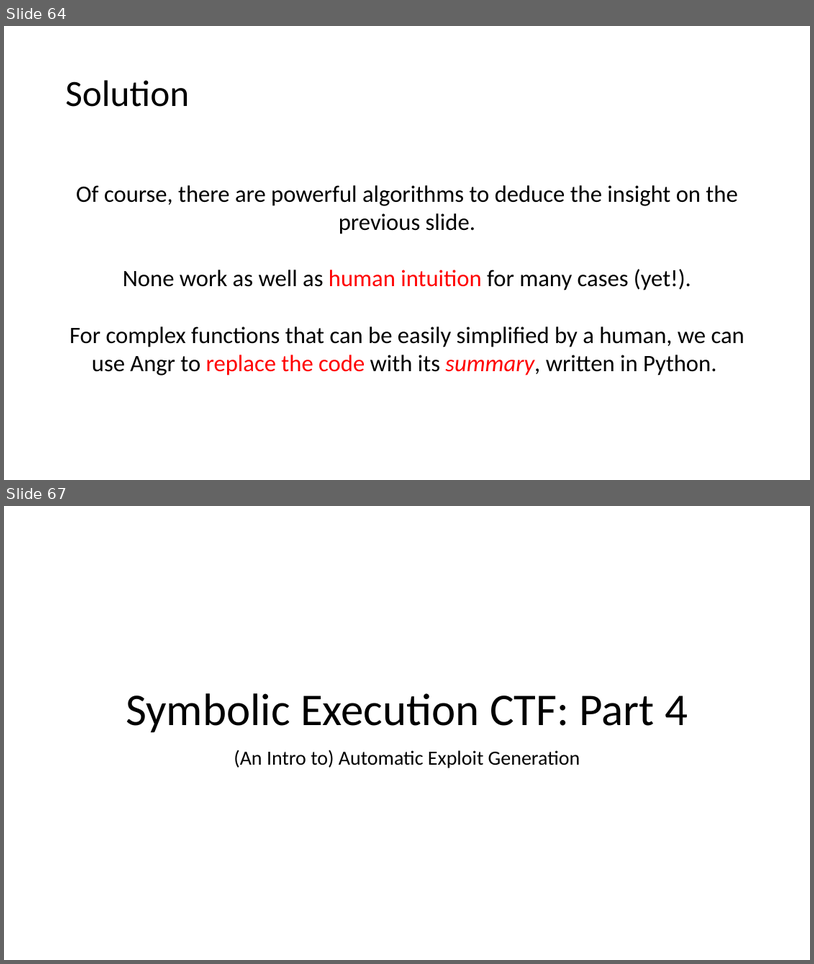
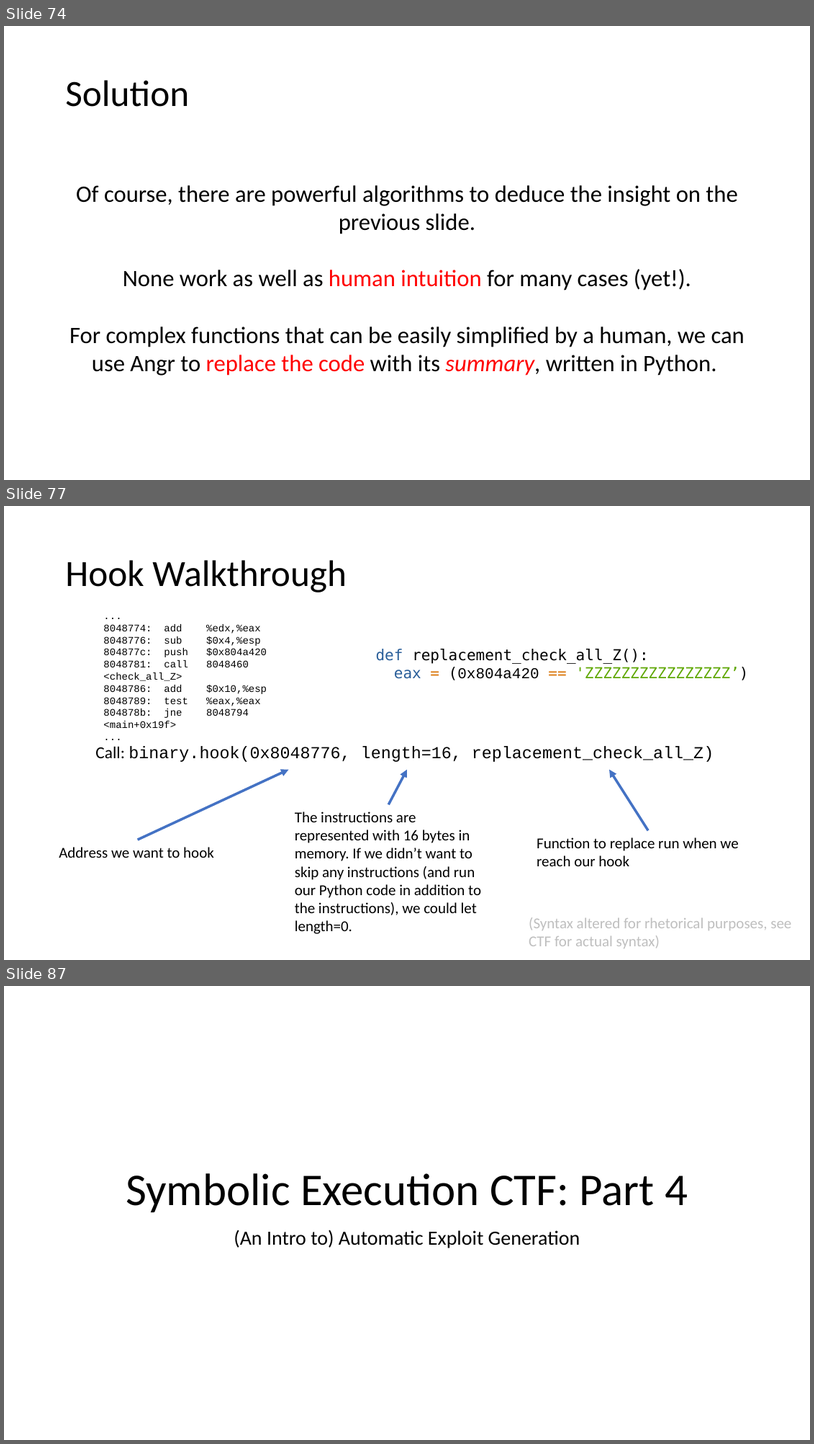
Before and after one commit to jakespringer/angr_ctf, a slide deck: SymbolicExecution.pptx. Shown one above the other, each under a label of ours: slides 64 and 67 before the commit, slides 74, 77 and 87 after it; the slides between them are not shown. The pictures are 814x964 and 814x1444 pixels, drawn with LibreOffice and Linux fonts; fonts in the diff are those of the drawing. Boxes give left, top, right and bottom in pixels: in the first picture for what was removed or moved away, otherwise in the second. Text is boxed around its words. In the diff, an @@ line names an element or a change of style, - is before the commit and + after.

```diff
--- a/SymbolicExecution.pptx
+++ b/SymbolicExecution.pptx
@@ slide 77 added at <box>4,506,810,960</box>, background #FFFFFF @@
@@ title added at <box>65,560,347,592</box>, 44 pt, text #000000 @@
+Hook Walkthrough
@@ text added at <box>103,624,267,716</box>, 12 pt, text #000000 @@
+...
+8048774: add %edx,%eax
+8048776: sub $0x4,%esp
+804877c: push $0x804a420
+8048781: call 8048460 <check_all_Z>
+8048786: add $0x10,%esp
+8048789: test %eax,%eax
+804878b: jne 8048794 <main+0x19f>
+...
@@ text added at <box>376,649,748,680</box>, 18 pt, text #000000 @@
+def replacement_check_all_Z():
+eax = (0x804a420 == 'ZZZZZZZZZZZZZZZZ’)
@@ text added at <box>95,746,714,762</box>, 20 pt, text #000000 @@
+Call: binary.hook(0x8048776, length=16, replacement_check_all_Z)
@@ arrow added from (138, 839) to (289, 769), #4472C4 3 pt @@
@@ arrow added from (388, 804) to (407, 769), #4472C4 3 pt @@
@@ arrow added from (649, 830) to (610, 769), #4472C4 3 pt @@
@@ text added at <box>295,811,481,934</box>, 18 pt, text #000000 @@
+The instructions are represented with 16 bytes in memory. If we didn’t want to skip any instructions (and run our Python code in addition to the instructions), we could let length=0.
@@ text added at <box>59,847,214,857</box>, 18 pt, text #000000 @@
+Address we want to hook
@@ text added at <box>537,837,738,866</box>, 18 pt, text #000000 @@
+Function to replace run when we reach our hook
@@ text added at <box>529,917,792,948</box>, 18 pt, text #BFBFBF @@
+(Syntax altered for rhetorical purposes, see CTF for actual syntax)
@@ what was slide 64 is now slide 74 @@
@@ what was slide 67 is now slide 87 @@
```
Also in this commit, not shown: 1 slide changed, 20 other slides added, 1 slide removed.
